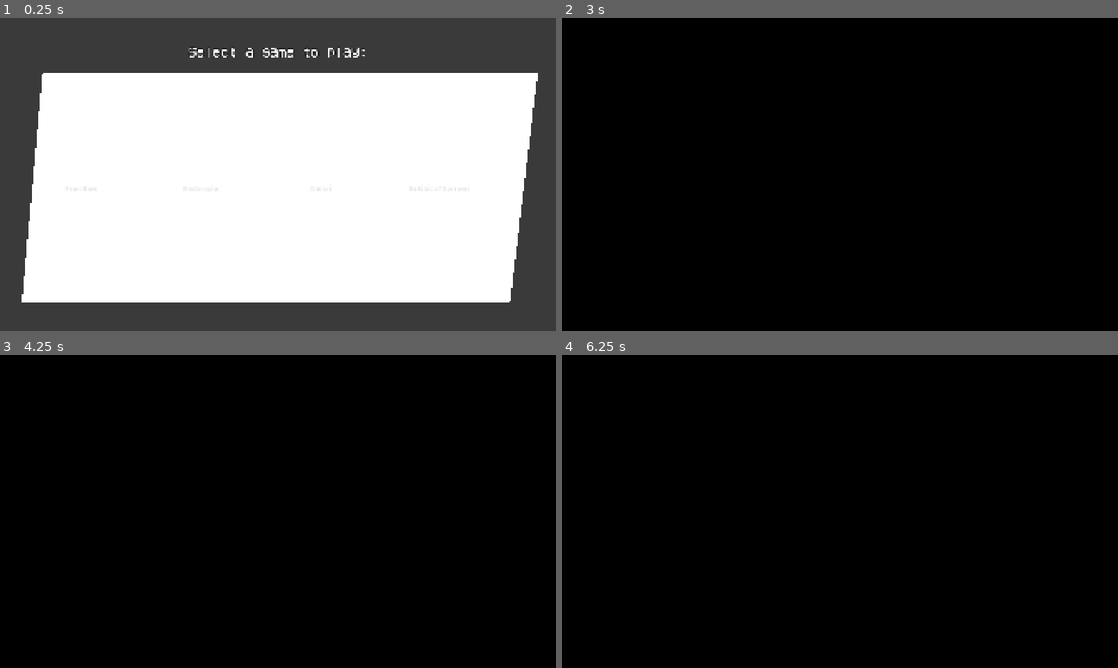
Above: before the commit, frames 1-4 (two rows, left to right).
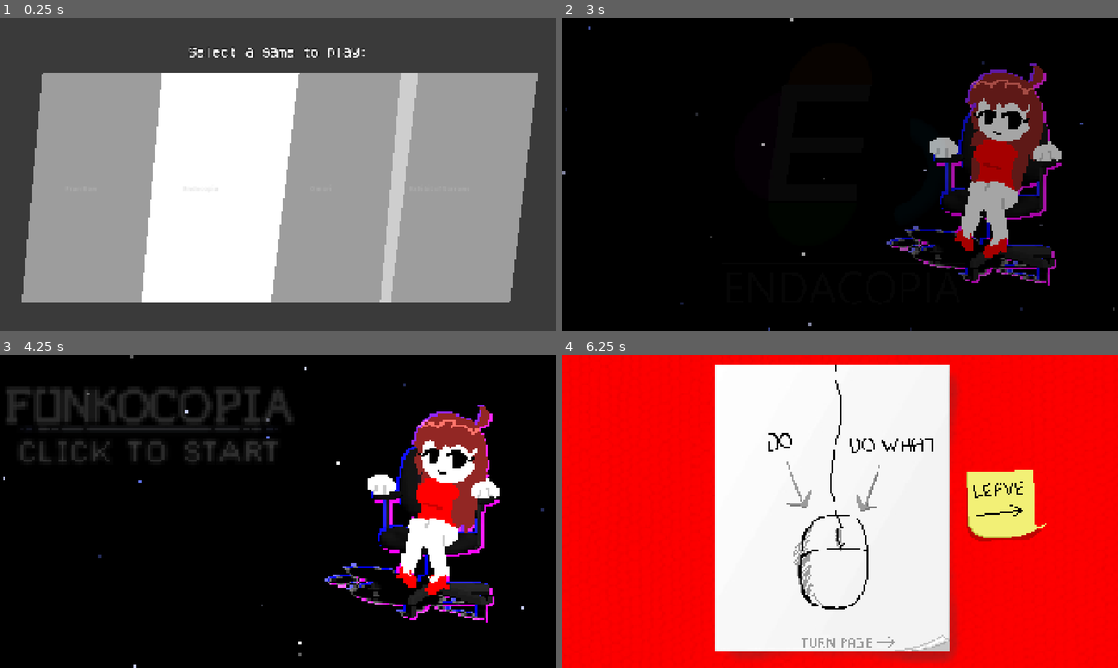
Above: after the commit, the same moments.

Repository: ThePeakersTM/FunkocopiaGodot
Game: Godot game, scene res://resources/game_selection.tscn
The game is run twice, just before and just after one commit, with the same random seed, the same clock (stepped at 60 frames per second) and the same inputs. Sound files missing from this copy of the repository are replaced by a short silence.
Inputs (mouse positions are in pixels of both pictures, inside the frame that each line leads up to):
- Up to frame 1 (0.25 s): no input
- Up to frame 2 (3 s): click "Fran Bow" (after the commit: "Endacopia") at 0.5 s; tap Enter at 1.25 s; move the mouse to (962, 158) at 1.27 s; press the mouse at (962, 158) at 1.28 s; hold D 1.28-2 s; release the mouse at (962, 158) at 2 s; click "Endacopia" at 2 s; click (884, 187) at 2.75 s, where only the run before the commit has a clickable "Omori"
- Up to frame 3 (4.25 s): drag from (166, 527) to (250, 574) at 3.52 s
- Up to frame 4 (6.25 s): move the mouse to (895, 442) at 4.27 s; press the mouse at (895, 442) at 4.28 s; hold D 4.28-5 s; release the mouse at (895, 442) at 5 s; drag from (812, 574) to (673, 464) at 5.02 s; click (689, 442) at 5.77 s

The runs differ from the first frame. In frame 1, 47% of the frame differs, in the area x 3-97%, y 17-91%; in frame 2, 7.6%; in frame 3, 11%; in frame 4, 99%, in the area x 0-100%, y 0-100%.

Commit message:
Added disabled ones

Diff:
--- a/resources/game_seletcion.gd
+++ b/resources/game_seletcion.gd
@@ -38,12 +38,22 @@
 		print("Launching Exhibit of Sorrows")
 ]
 
+var available := [1]
+
 func _ready() -> void:
 	fade.modulate = Color.TRANSPARENT
 	fade.mouse_filter = MOUSE_FILTER_IGNORE
 	var games := $Margin/HBoxMargin/HBoxContainer.get_children()
 	for i in games.size():
 		var game: Button = games[i]
+		if i not in available:
+			game.mouse_filter = MOUSE_FILTER_IGNORE
+			game.mouse_default_cursor_shape = CURSOR_FORBIDDEN
+			game.disabled = true
+			game.modulate = Color(1, 1, 1, DISABLED_ALPHA)
+		else:
+			game.mouse_filter = MOUSE_FILTER_STOP
+			game.mouse_default_cursor_shape = CURSOR_POINTING_HAND
 		var base_z := games.size() - i
 		game.mouse_entered.connect(_hover.bind(game, true, base_z))
 		game.mouse_exited.connect(_hover.bind(game, false, base_z))
@@ -60,6 +70,7 @@
 
 const ALPHA_DURATION := 0.2
 const DIM_ALPHA := 0.1
+const DISABLED_ALPHA := DIM_ALPHA * 5
 
 var alpha_tweens := {}
 
@@ -91,4 +102,6 @@
 	tweens[game] = tween
 
 	for g: Control in $Margin/HBoxMargin/HBoxContainer.get_children():
-		_tween_alpha(g, DIM_ALPHA if (up and g != game) else 1.0)
+		_tween_alpha(g, DIM_ALPHA if (up and g != game) else (
+			DISABLED_ALPHA if g.disabled else 1.0
+		))
